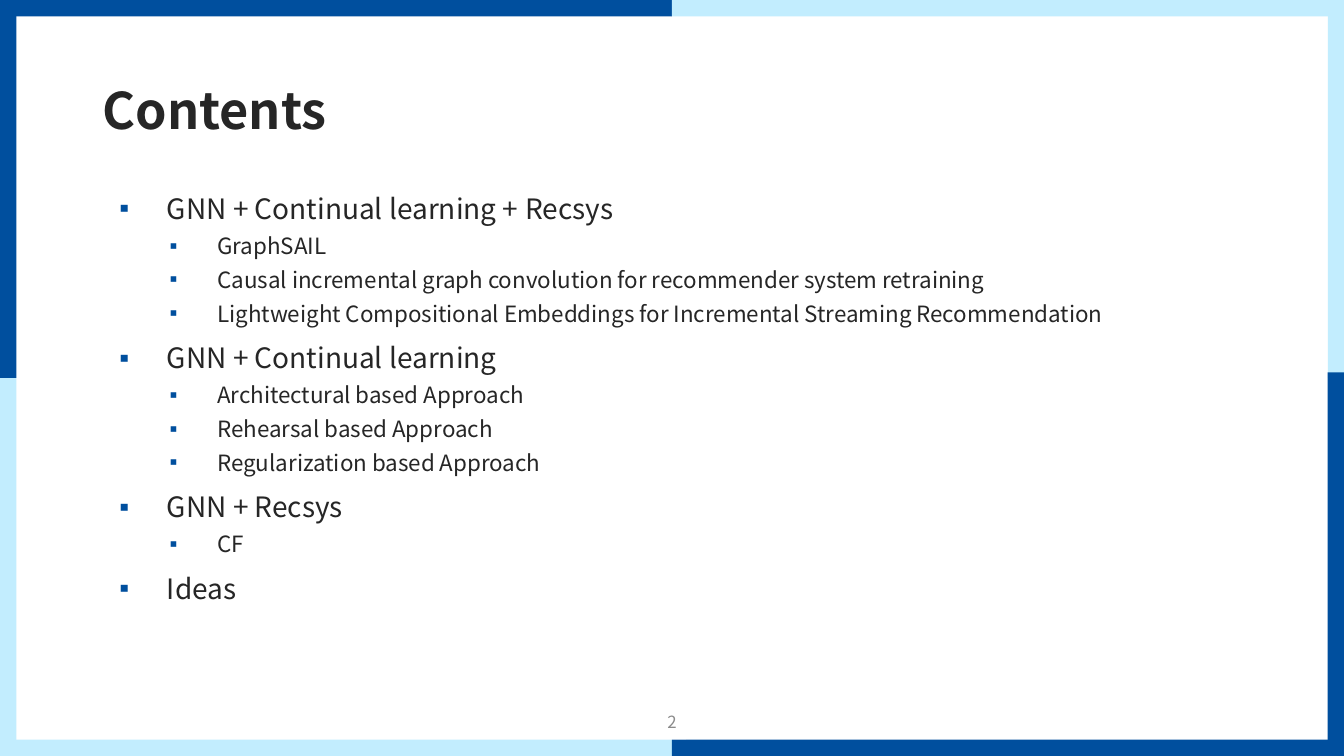
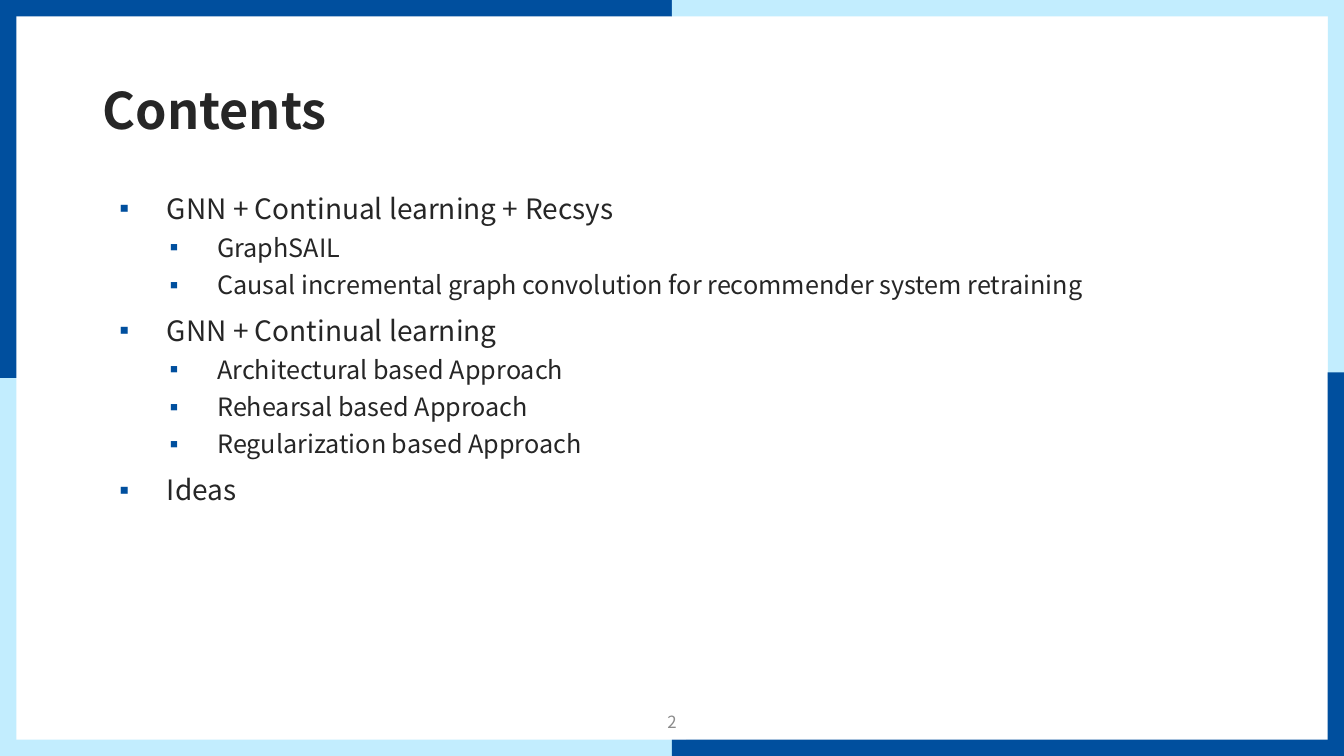
Before and after one commit to mmvv11/GraduateStudies, a slide deck: slide 2 of papers/papersForKCC/논문 관련 조사 및 아이디어.pptx. Drawn at 1344x756 pixels with LibreOffice and Linux fonts; fonts in the diff are those of the drawing; background and template pictures are left out. Boxes give left, top, right and bottom in pixels: in the first picture for what was removed or moved away, otherwise in the second. Text is boxed around its words. In the diff, an @@ line names an element or a change of style, - is before the commit and + after.

```diff
--- a/papers/papersForKCC/논문 관련 조사 및 아이디어.pptx
+++ b/papers/papersForKCC/논문 관련 조사 및 아이디어.pptx
@@ text at [217,237,1083,459]: size 16 to 18 pt in "GraphSAIL", "Causal incremental graph convolution for recommender system ...", "Architectural based Approach", "Rehearsal based Approach" and 1 more places @@
@@ text at [217,304,1103,327]: paragraph removed @@
-  ▪ Lightweight Compositional Embeddings for Incremental Streaming Recommendation
@@ text at [167,496,343,553]: paragraphs removed @@
-▪ GNN + Recsys
-  ▪ CF
```
Also in this commit, not shown: 4 other slides changed, 1 slide added, 6 slides removed.
